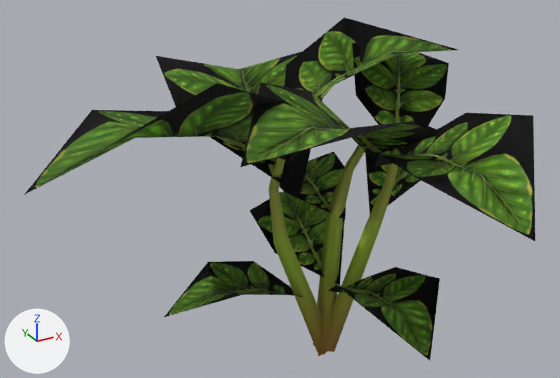
Before and after pictures for a commit that changed the glTF model models/plants/plant_potato_S2.gltf.
One viewpoint serves both versions: a 50 mm camera at (-0.545, -0.851, 0.692) aimed at (-0.055, 0.04, 0.246). The lights are fixed; the arrows at lower left show +X, +Y and +Z. Where no turn or scale is listed for an object, it has been applied to the vertices.

Script lines for the objects in view, before the commit:
```python
me_scene_002 = bpy.data.meshes.new('Scene.002')
me_scene_002.from_pydata(...)  # 206 vertices, 239 faces; spans x -0.417..0.316, y -0.32..0.371, z -0.024..0.466
me_scene_002.materials.append(mat_plant_potato_004)  # picture img_potato_base_diffusecolor_texture
ob_plant_potato_s2 = bpy.data.objects.new('plant_potato_S2', me_scene_002)
ob_plant_potato_s2.location = (0.0, 0.0, 0.0)
```
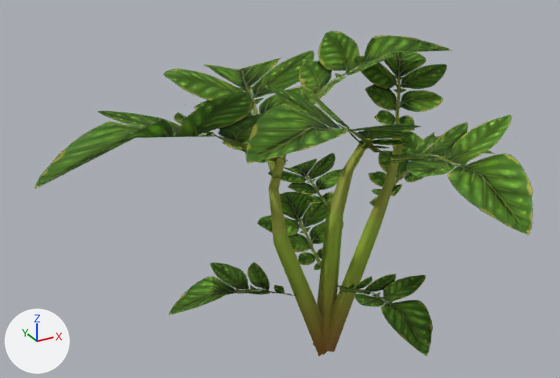
Boxes [x1, y1, x2, y2] around the edits, measured in the pictures (560 x 378 px):
'plant_potato_S2', recoloured: [24, 17, 535, 361] in both

The change in detail:
Material 'Potato' (mat_potato) is new.
Its texture is img_potato_base_diffusecolor_texture (with its transparency).
Its roughness is 1.0.
me_scene_002 has 206 vertices, 239 faces and spans x -0.417..0.316, y -0.32..0.371, z -0.024..0.466.
me_scene_002 no longer uses material mat_plant_potato_004 (picture img_potato_base_diffusecolor_texture).
me_scene_002 now uses material mat_potato (picture img_potato_base_diffusecolor_texture).
